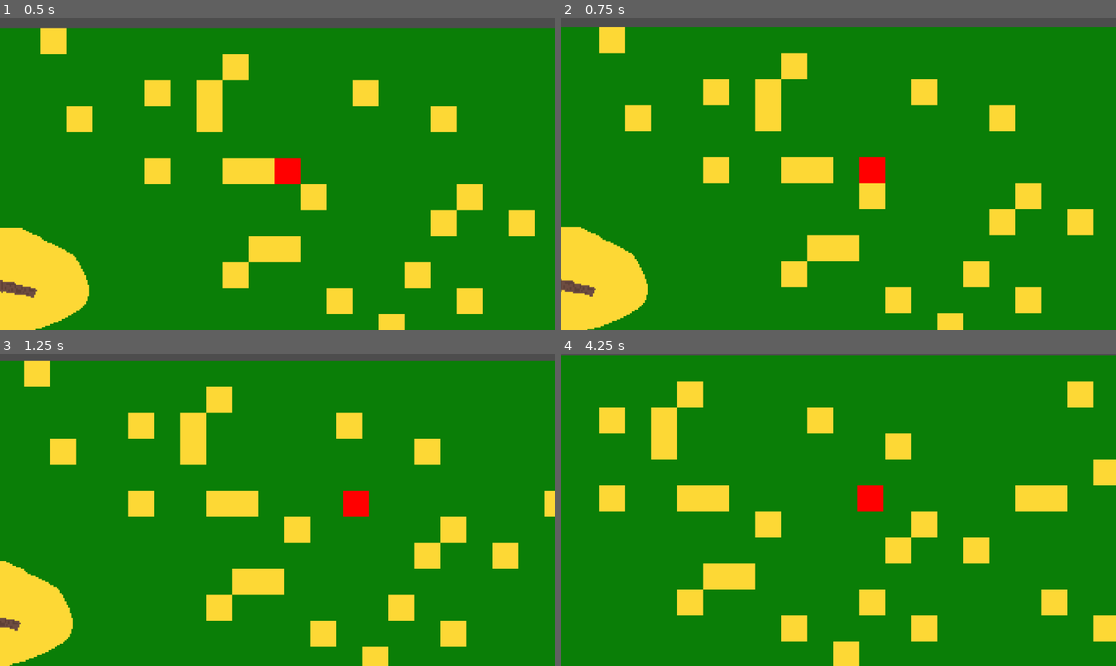
Above: before the commit, frames 1-4 (two rows, left to right).
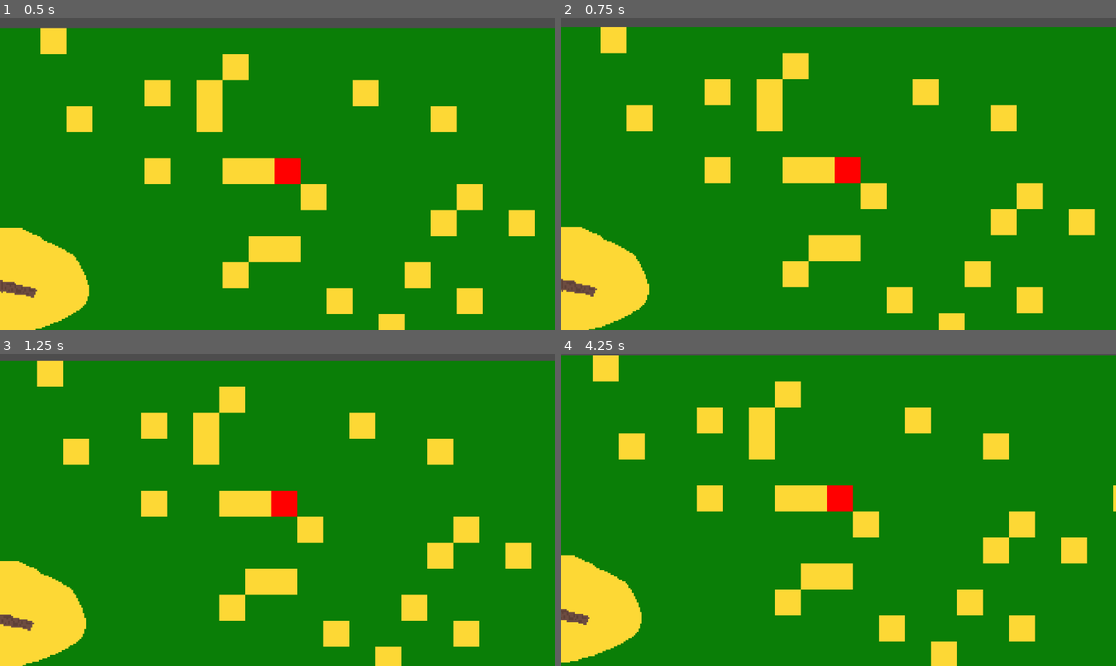
Above: after the commit, the same moments.

Repository: zelochron42/Clown-Ranch-Game
Game: Godot game, scene res://main_scene.tscn
Two runs of this game, one before a commit and one after it. Both use one fixed random seed, a clock stepped at 60 frames per second and the inputs below.
Inputs:
- Up to frame 1 (0.5 s): no input
- Up to frame 2 (0.75 s): hold Right (ui_right) from 0.53 s (still down)
- Up to frame 3 (1.25 s): keep holding Right (ui_right)
- Up to frame 4 (4.25 s): release Right (ui_right) at 1.28 s; hold Down (ui_down) 1.28-2.03 s; hold Right (ui_right) 2.03-2.78 s; hold Up (ui_up) 2.78-3.53 s; hold Left (ui_left) from 3.53 s (still down)

Frame 1 is identical in both runs. In frame 2, 1.9% of the frame differs, in the area x 0-97%, y 2-100%; in frame 3, 9.9%; in frame 4, 23%, in the area x 0-100%, y 0-100%.
Error after the commit: Invalid access to property or key 'objects' on a base object of type 'TileMap'. (res://TilemapObject.gd:14)

Commit message:
sheep ai

Diff:
--- /dev/null
+++ b/GameMap.gd
@@ -0,0 +1,11 @@
+extends TileMap
+@export var objects : Array[Node2D]
+
+# Called when the node enters the scene tree for the first time.
+func _ready():
+	pass # Replace with function body.
+
+
+# Called every frame. 'delta' is the elapsed time since the previous frame.
+func _process(delta):
+	pass
--- /dev/null
+++ b/SheepBehavior.gd
@@ -0,0 +1,13 @@
+extends Sprite2D
+var tilemap_object
+var directions = [Vector2i.DOWN, Vector2i.UP, Vector2i.LEFT, Vector2i.RIGHT]
+
+func _ready():
+	tilemap_object = $TilemapObject
+	pass
+
+# Called every frame. 'delta' is the elapsed time since the previous frame.
+func _process(delta):
+	if randf() >= 0.95:
+		tilemap_object.MoveDirection(directions[randi() % directions.size()])
+	pass
--- a/TilemapObject.gd
+++ b/TilemapObject.gd
@@ -2,16 +2,21 @@
 @export var map : TileMap
 @export var cell_position : Vector2i
 @export var goal_cell : Vector2i
-@export var move_time : float
+@export var move_time : float = 0.2
 var parent : Node2D
 var is_tweening : bool = false
 
 func _ready():
 	parent = get_parent()
 	cell_position = map.local_to_map(parent.position)
+	goal_cell = cell_position
 	_sync_parent()
+	map.objects.append(parent)
 
-func MoveToCell(new_cell : Vector2i, override_movement : bool = false):
+func MoveToCell(new_cell : Vector2i, ignore_objects : bool = false, override_movement : bool = false):
+	var tile_open : bool = CheckCell(new_cell)
+	if !tile_open:
+		return
 	if !is_tweening || override_movement:
 		is_tweening = true
 		var tween = create_tween()
@@ -21,6 +26,17 @@
 		cell_position = goal_cell
 		is_tweening = false
 
+func CheckCell(check_cell) -> bool:
+	if !map.get_cell_tile_data(0, check_cell):
+		return false
+	for ob in map.objects:
+		if ob != parent:
+			var mapob = ob.find_child("TilemapObject")
+			if mapob && (mapob.cell_position == check_cell || mapob.goal_cell == check_cell):
+				print("Movement of " + parent.name + " blocked by " + ob.name)
+				return false
+	return true
+
 func MoveDirection(direction : Vector2i):
 	MoveToCell(cell_position + direction)
 
Binary file added: sheep_prototype.png
Not shown, added: sheep_prototype.png.import
